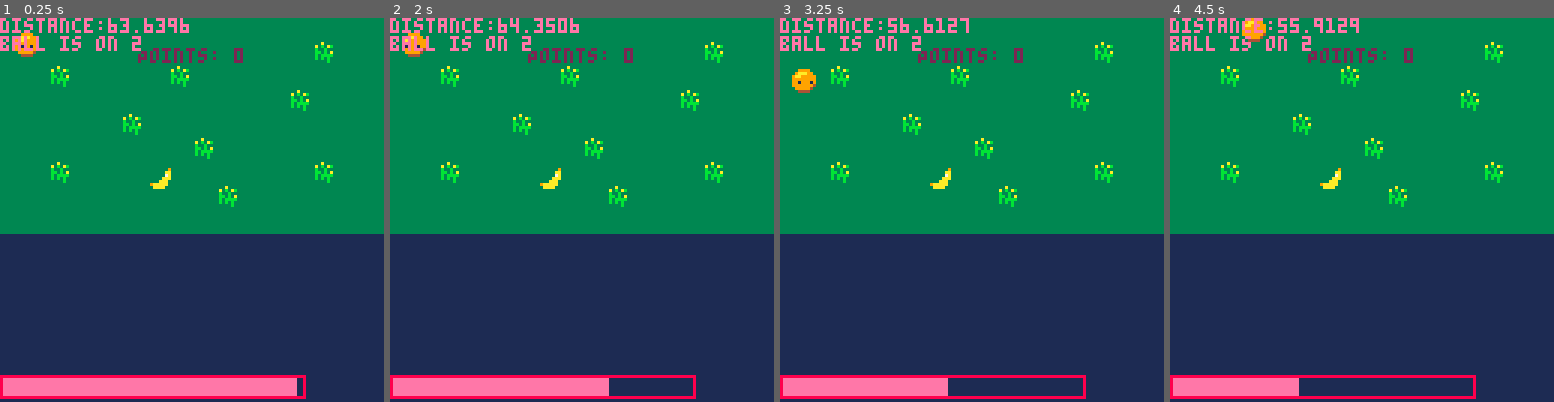
Above: before the commit, frames 1-4 (left to right).
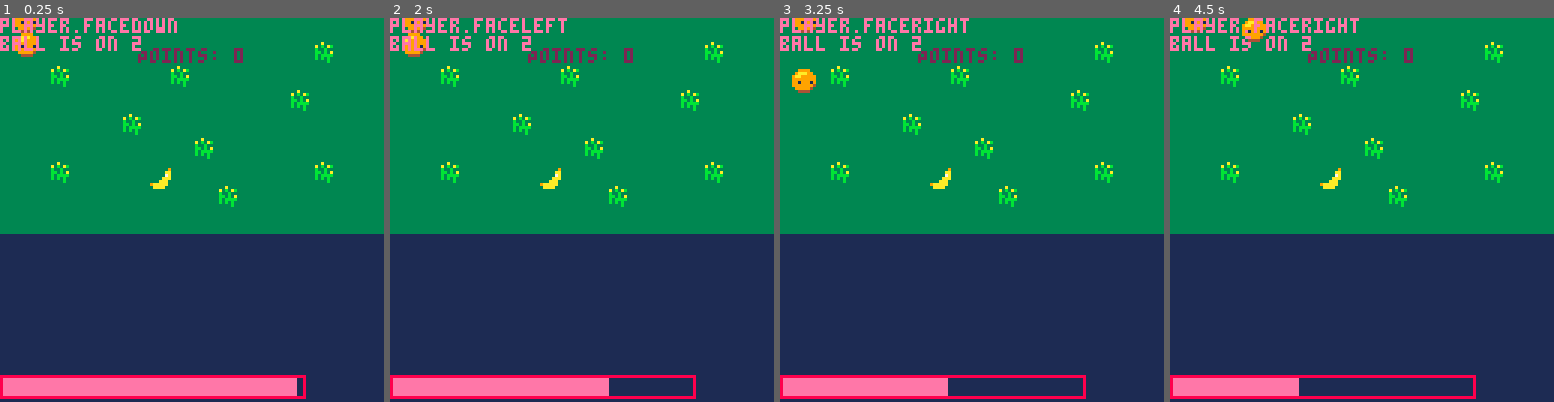
Above: after the commit, the same moments.

Repository: douglashellowell/pico_game
Game: PICO-8 cartridge pinkcirc.p8
Same seed, same stepped clock (60 frames per second), same inputs: the game is played once before the commit and once after it.
Inputs:
- Up to frame 1 (0.25 s): no input
- Up to frame 2 (2 s): tap O (Z key) at 0.33, 0.7, 1.43 s; hold Left from 1.97 s (still down)
- Up to frame 3 (3.25 s): tap O (Z key) at 2.22, 3.1 s; release Left at 2.37 s; hold Down 2.42-2.82 s; hold Right from 2.87 s (still down)
- Up to frame 4 (4.5 s): release Right at 3.53 s; hold Up 3.58-4.08 s; tap O (Z key) at 3.98 s; hold Right from 4.13 s (still down)

The runs differ from the first frame. In frame 1, 0.7% of the frame differs, in the area x 0-50%, y 0-8%; in frame 2, 0.8%; in frame 3, 0.8%; in frame 4, 0.8%.

Commit message:
split sprites for player into list

Diff:
--- a/pinkcirc.p8
+++ b/pinkcirc.p8
@@ -7,10 +7,19 @@
 	player = {}
 	player.x = 5
 	player.y = 5
-	player.face = 16
+	player.face = 'down'
+	player.sprites = {
+		['up'] = {['face'] = x, ['tail']  = y},
+		['down'] = {['face'] = x, ['tail']  = y},
+		['left'] = {['face'] = x, ['tail']  = y},
+		['right'] = {['face'] = x, ['tail']  = y},
+	}
 	player.points = 0
 	player.speed = 2
 	player.energy = 100
+	player.turning = false
+	player.tail_x = player.x
+	player.tail_y = player.y - 8
 	banana = {}
 	banana.x = 50
 	banana.y = 50
@@ -21,26 +30,32 @@
 end
 
 function _update()
+-- left
 	if(btn(0)) then
 	player.x=player.x-player.speed
-	player.face = 1
+
+	player.face = 'left'
 	end
 
+-- right
 	if(btn(1)) then
 	player.x=player.x+player.speed
-	player.face = 0
+	player.face = 'right'
 	end
 
+-- up
 	if(btn(2)) then
 	player.y=player.y-player.speed
-	player.face = 17
+	player.face = 'up'
 	end
 
+-- down
 	if(btn(3)) then
 	player.y=player.y+player.speed
-	player.face = 16
+	player.face = 'down'
 	end
 
+-- z
 	if(btn(4) and player.energy > 1) then
 	-- player.speed = player.speed + 1
 	player.speed = adjSpeed(0.5)
@@ -77,12 +92,14 @@
 	-- center camera
 	camera()
 	-- draw player (sprite, x, y)
-    spr(player.face,player.x,player.y)
+    spr(player.sprites[player.face]['face'],player.x,player.y)
+    spr(player.sprites[player.face]['tail'],player.tail_x,player.tail_y)
 	-- draw banana
     spr(4,banana.x,banana.y)
 	rect(0, 119, 101, 126, 8)
 	rectfill(1, 120, player.energy, 125, 14)
-	print("distance:"..distance(player,banana))
+	-- print("distance:"..distance(player,banana))
+	print("player.face"..player.face)
 	print("ball is on "..mget(player.x /8, player.y/8))
 	str = "Points: "..player.points
 	str_len = #str
Not shown, changed: reference.md
